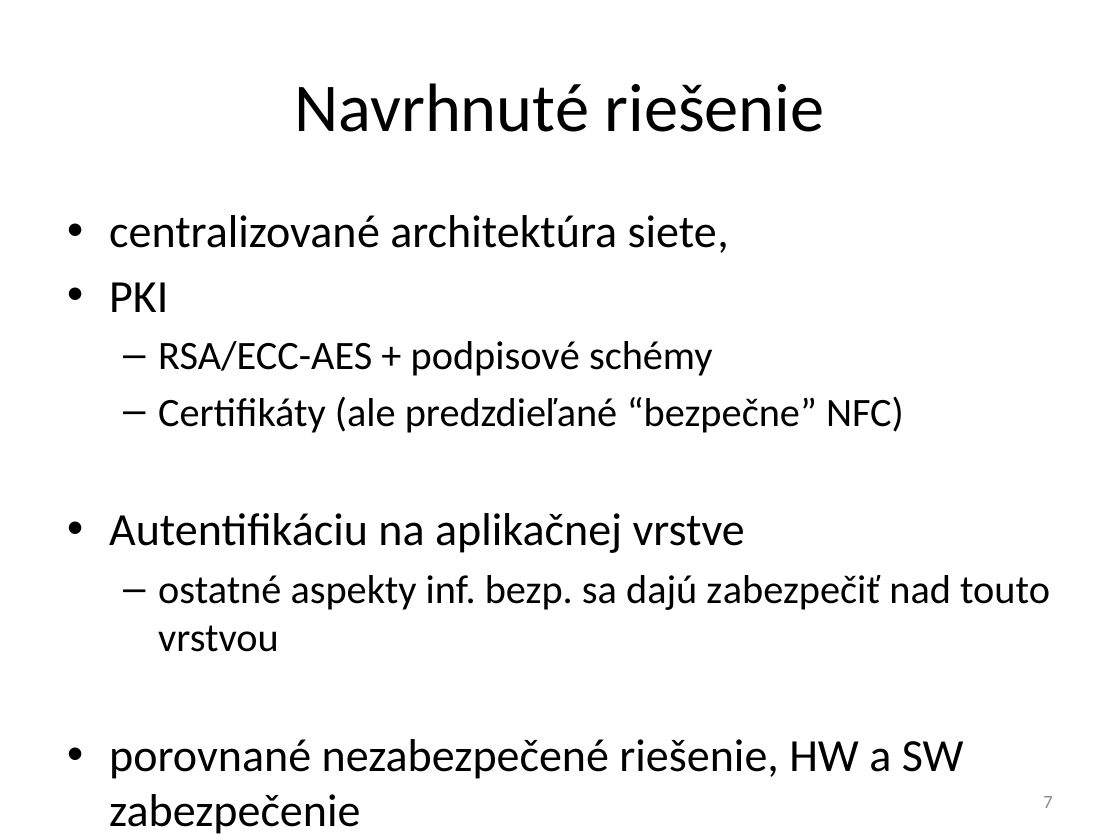
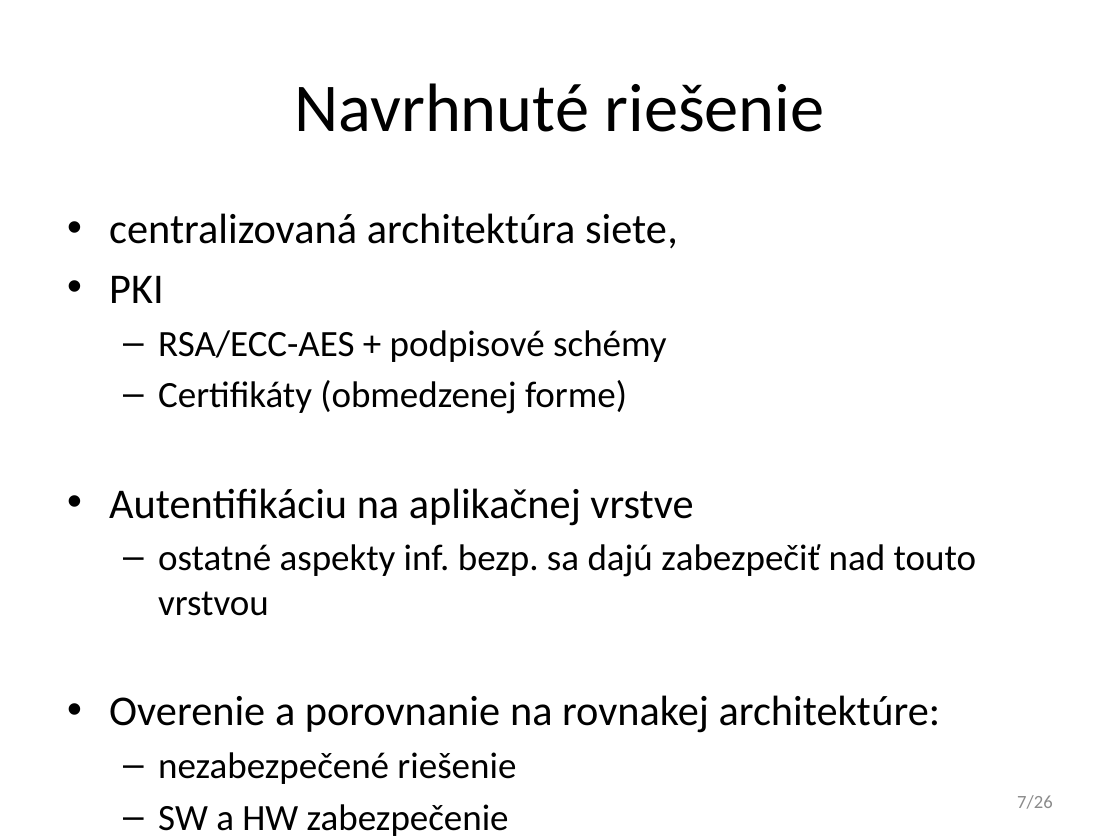
Before and after one commit to javacard-FOSS-applets/nrf6310-pca10007, a slide deck: slide 7 of Obhajoba/xdoubravsky_dp.pptx. Drawn at 1120x840 pixels with LibreOffice and Linux fonts; fonts in the diff are those of the drawing. Boxes give left, top, right and bottom in pixels: in the first picture for what was removed or moved away, otherwise in the second. Text is boxed around its words. In the diff, an @@ line names an element or a change of style, - is before the commit and + after.

```diff
--- a/Obhajoba/xdoubravsky_dp.pptx
+++ b/Obhajoba/xdoubravsky_dp.pptx
@@ text at (109,213,678,248): text changed; size 29.6 to 27.2 pt @@
-• centralizované architektúra siete,
+• centralizovaná architektúra siete,
@@ text at (109,275,976,616): size 29.6 to 27.2 pt in "PKI", "Autentifikáciu na aplikačnej vrstve"; size 25.9 to 23.8 pt in "RSA/ECC-AES + podpisové schémy", "ostatné aspekty inf. bezp. sa dajú zabezpečiť ..." @@
@@ text at (158,380,627,414): text changed; size 25.9 to 23.8 pt @@
-  – Certifikáty (ale predzdieľané “bezpečne” NFC)
+  – Certifikáty (obmedzenej forme)
@@ text at (109,695,941,836): text changed; size 29.6 to 27.2 pt @@
-• porovnané nezabezpečené riešenie, HW a SW zabezpečenie
+• Overenie a porovnanie na rovnakej architektúre:
+  – nezabezpečené riešenie
+  – SW a HW zabezpečenie
@@ page number at (1017,795,1053,809): text changed @@
-7
+7/26
```
Also in this commit, not shown: 29 other slides changed, 1 slide added, 2 slides removed.
